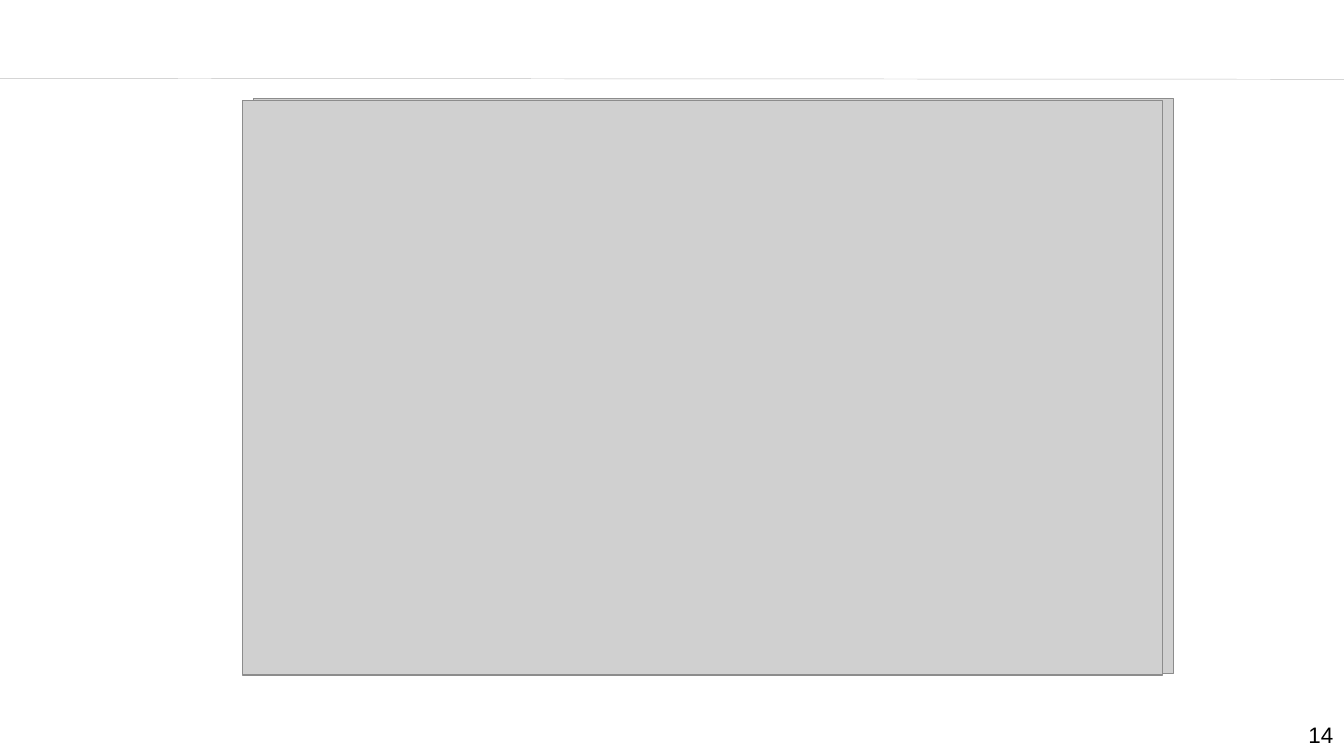
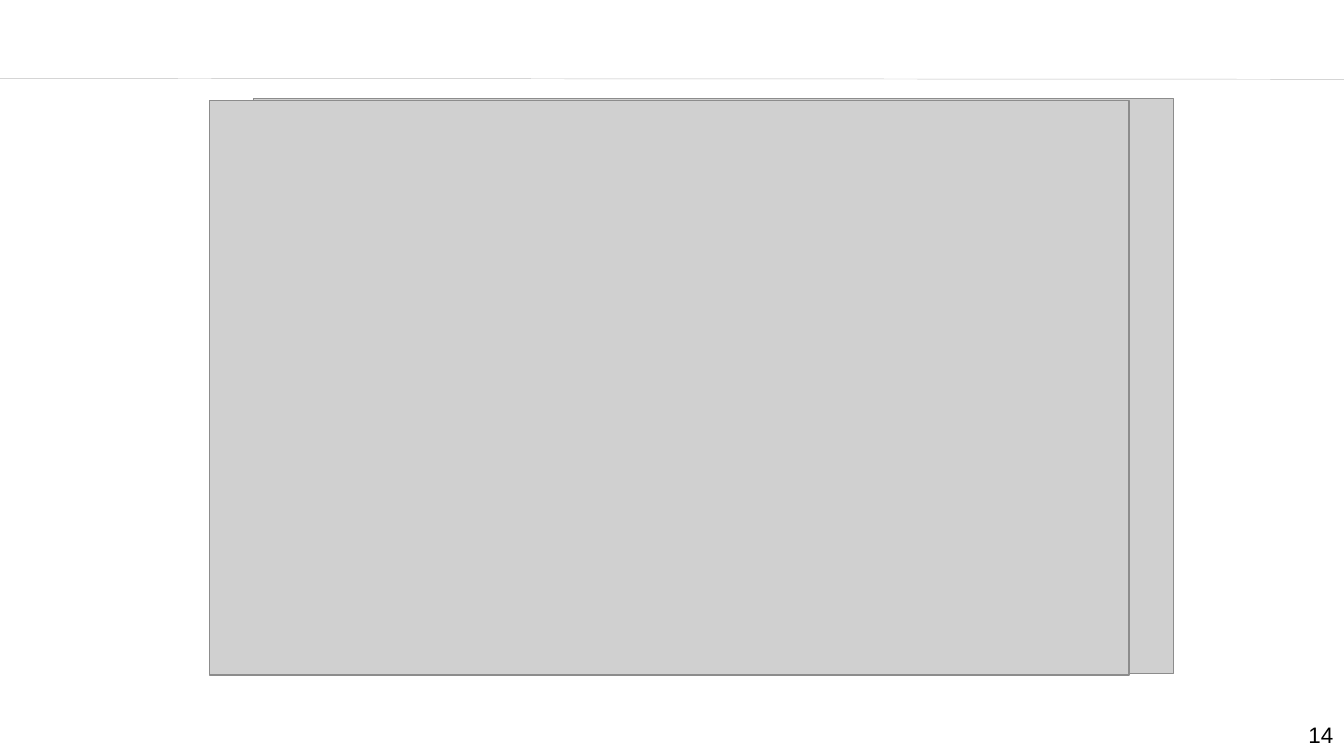
Before and after one commit to laurafdeza/Dissertation, a slide deck: slide 14 of ru_defense_slides.pptx. Drawn at 1344x756 pixels with LibreOffice and Linux fonts; fonts in the diff are those of the drawing; grey boxes stand for pictures; background and template pictures are left out. Boxes give left, top, right and bottom in pixels: in the first picture for what was removed or moved away, otherwise in the second. Text is boxed around its words. In the diff, an @@ line names an element or a change of style, - is before the commit and + after.

```diff
--- a/ru_defense_slides.pptx
+++ b/ru_defense_slides.pptx
@@ picture: place and size @@
-picture at [242, 101, 1161, 676]
+picture at [210, 101, 1129, 676]
```
Also in this commit, not shown: 1 other slide changed, 1 other file.
